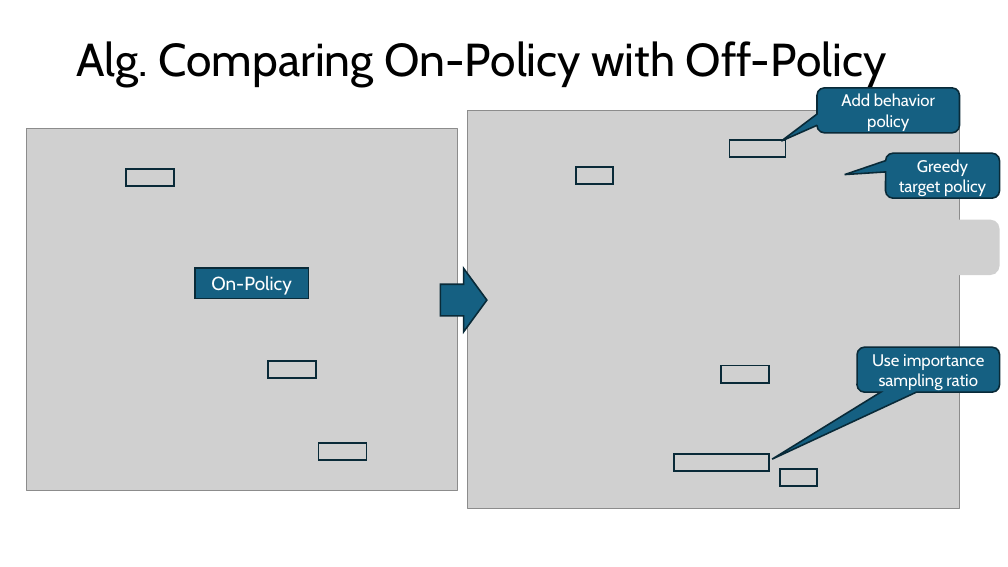
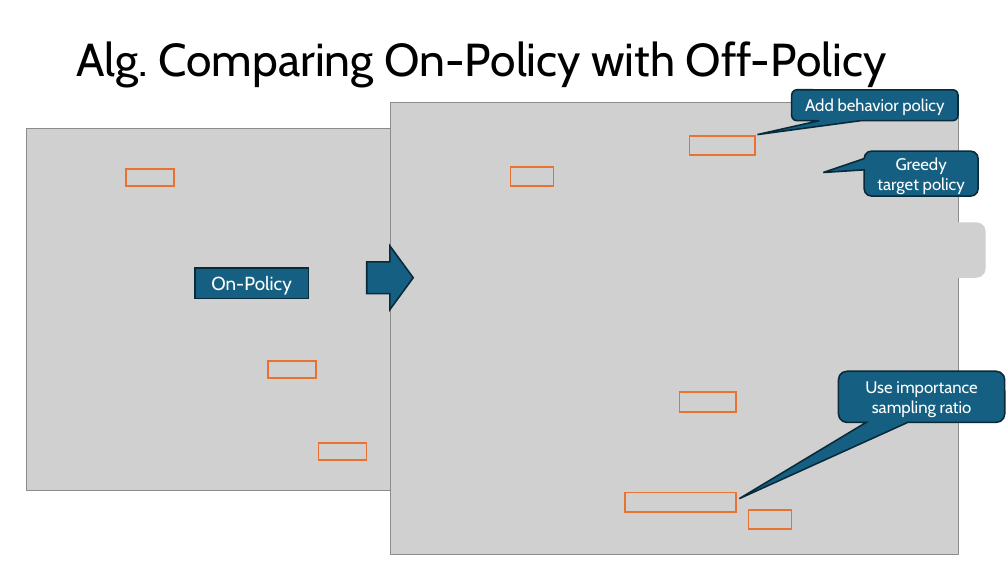
Before and after one commit to mhahsler/Introduction_to_Reinforcement_Learning, a slide deck: slide 17 of slides/Lecture_Chapter07.pptx. Drawn at 1008x567 pixels with LibreOffice and Linux fonts; fonts in the diff are those of the drawing; grey boxes stand for pictures. Boxes give left, top, right and bottom in pixels: in the first picture for what was removed or moved away, otherwise in the second. Text is boxed around its words. In the diff, an @@ line names an element or a change of style, - is before the commit and + after.

```diff
--- a/slides/Lecture_Chapter07.pptx
+++ b/slides/Lecture_Chapter07.pptx
@@ picture: place and size @@
-picture at [468,110,960,509]
+picture at [391,102,959,555]
@@ rounded speech box "Add behavior policy": place and size @@
-rounded speech box "Add behavior policy" at [817,88,960,132]
+rounded speech box "Add behavior policy" at [792,90,958,121]
@@ rounded speech box "Add behavior policy" at [792,90,958,121]: proportions changed @@
@@ rectangle: place and size @@
-rectangle at [730,140,786,157]
+rectangle at [690,136,755,155]
@@ rectangle: place and size @@
-rectangle at [576,167,613,184]
+rectangle at [510,167,554,186]
@@ rounded speech box "Greedy target policy": place and size @@
-rounded speech box "Greedy target policy" at [885,154,1000,198]
+rounded speech box "Greedy target policy" at [864,151,979,196]
@@ picture: place and size @@
-picture at [843,219,1000,274]
+picture at [829,222,985,278]
@@ right arrow: place and size @@
-right arrow at [441,268,487,332]
+right arrow at [367,246,413,309]
@@ rounded speech box "Use importance sampling ratio": place and size @@
-rounded speech box "Use importance sampling ratio" at [858,347,1000,392]
+rounded speech box "Use importance sampling ratio" at [839,371,1005,423]
@@ rectangle: place and size @@
-rectangle at [721,365,769,383]
+rectangle at [680,392,737,412]
@@ outline #092A39 1.5 pt to #E97132 1.5 pt in 8 elements at [126,169,175,186], [268,361,316,378], [319,443,368,460], [690,136,755,155], [510,167,554,186], [680,392,737,412], [749,510,792,529], [625,493,737,512] @@
@@ rectangle: place and size @@
-rectangle at [675,454,770,470]
+rectangle at [625,493,737,512]
@@ rectangle: place and size @@
-rectangle at [780,469,817,485]
+rectangle at [749,510,792,529]
```
Also in this commit, not shown: 1 other slide changed, 1 slide added, 1 slide removed, 4 other files.
